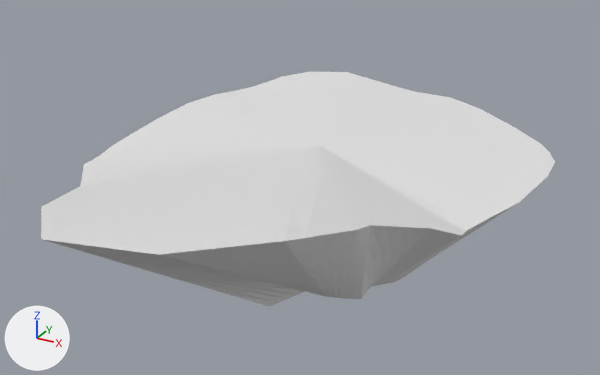
An edit to the Blender file Assets/Prefabs/Island_1.blend, drawn before and after from the same camera.
One viewpoint serves both versions: a camera (50 mm lens) standing at (4.31, -8.71, 4.84) and looking at (-0.15, -0.59, 0.79). Arrows for +X, +Y and +Z are at lower left; the lights stay in place. The picture after the commit comes second.
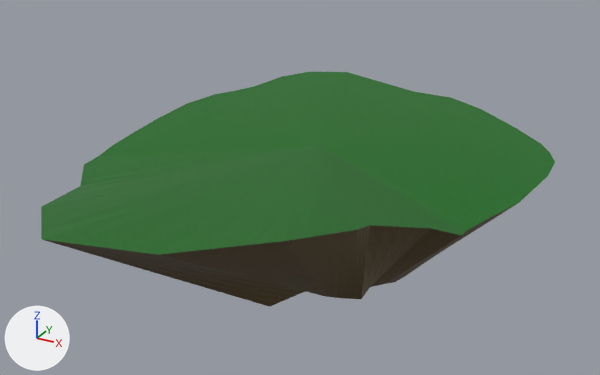
Changed parts and their boxes (x1, y1, x2, y2) in the pictures (600 x 375 px):
'Cylinder', recoloured (white to green): (41, 72, 555, 307) in both

Edits to the bpy script that builds the scene:
```text
Add img_untitled:
    img_untitled = load_image('Untitled', '_unpacked/Untitled', 1024, 1024, 'sRGB')
Add mat_material:
    mat_material = principled_material('Material')
    mat_material.texture = img_untitled
Change me_cylinder:
    where me_cylinder.from_pydata(...)  # 66 vertices, 34 faces; spans x -2.88..2.51, y -4.59..3.38, z -0.27..1.88
    add me_cylinder.materials.append(mat_material)  # picture img_untitled
```
